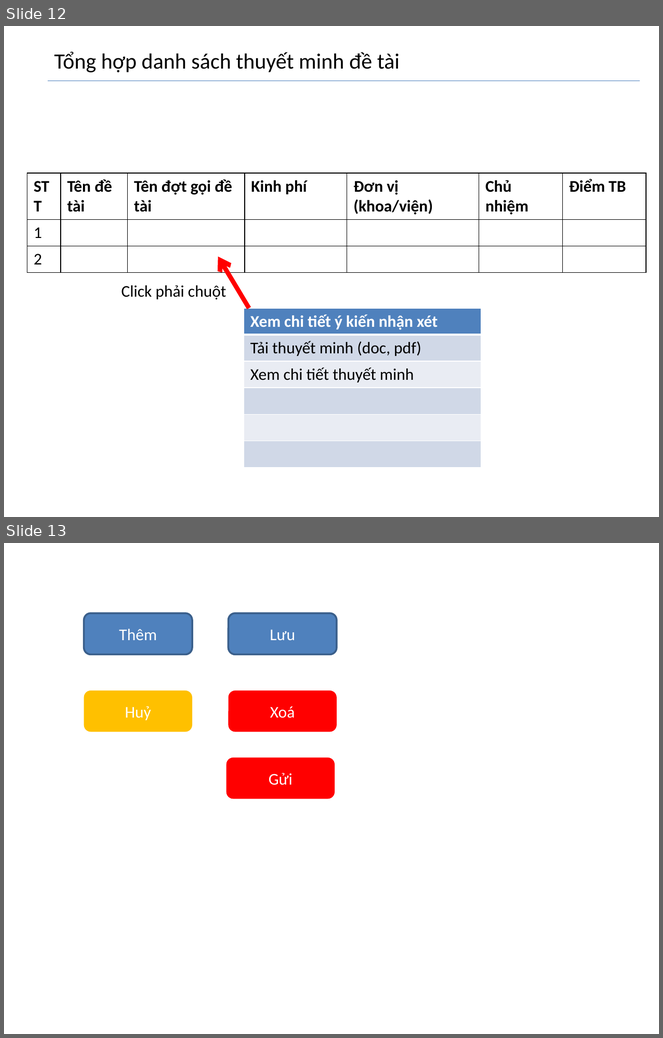
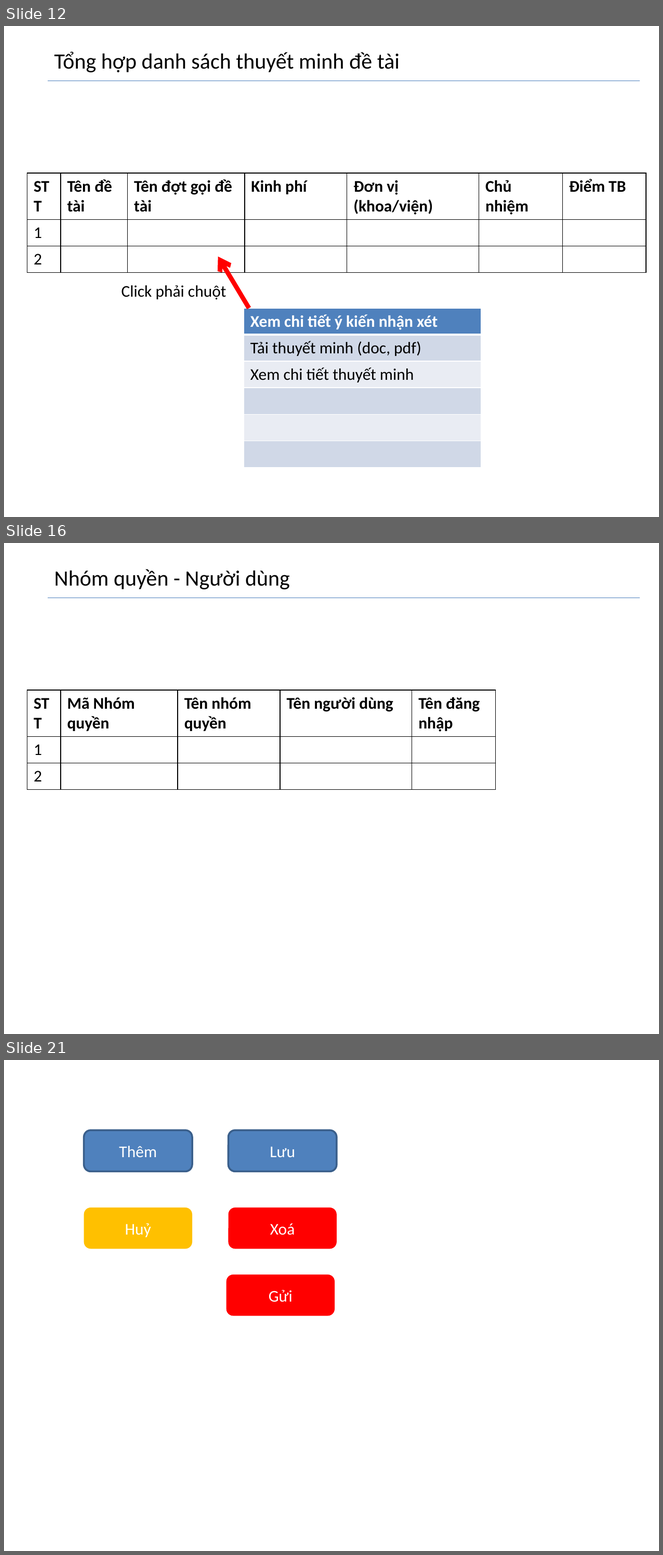
Before and after one commit to dungkhmt/bkofbiz, a slide deck: screen-ui-design/screen-ui-design.pptx. Shown one above the other, each under a label of ours: slides 12 and 13 before the commit, slides 12, 16 and 21 after it; the slides between them are not shown. The pictures are 663x1038 and 663x1555 pixels, drawn with LibreOffice and Linux fonts; fonts in the diff are those of the drawing. Boxes give left, top, right and bottom in pixels: in the first picture for what was removed or moved away, otherwise in the second. Text is boxed around its words. In the diff, an @@ line names an element or a change of style, - is before the commit and + after.

```diff
--- a/screen-ui-design/screen-ui-design.pptx
+++ b/screen-ui-design/screen-ui-design.pptx
@@ slide 16 added at [4,543,659,1034], background #FFFFFF @@
@@ text added at [54,569,290,590], 24 pt, text #000000 @@
+Nhóm quyền - Người dùng
@@ line added from (48, 598) to (640, 598), #4B7EBC 0.75 pt @@
@@ table added at [27,690,495,788], 3 rows, 5 columns @@
+STT | Mã Nhóm quyền | Tên nhóm quyền | Tên người dùng | Tên đăng nhập
+1 |  |  |  | 
+2 |  |  |  | 
@@ what was slide 13 is now slide 21 @@
```
Also in this commit, not shown: 7 other slides added, 13 other files.
